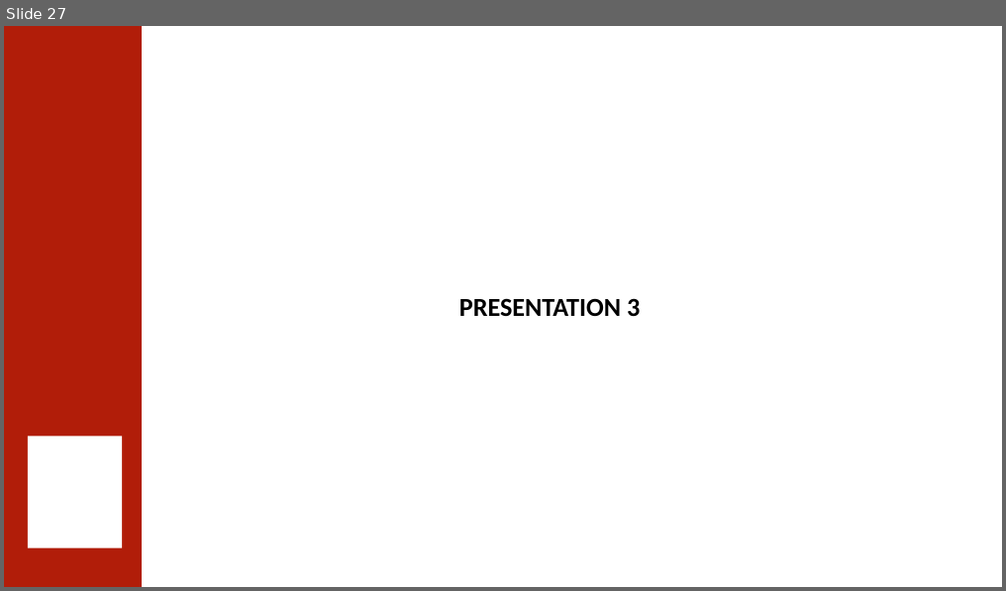
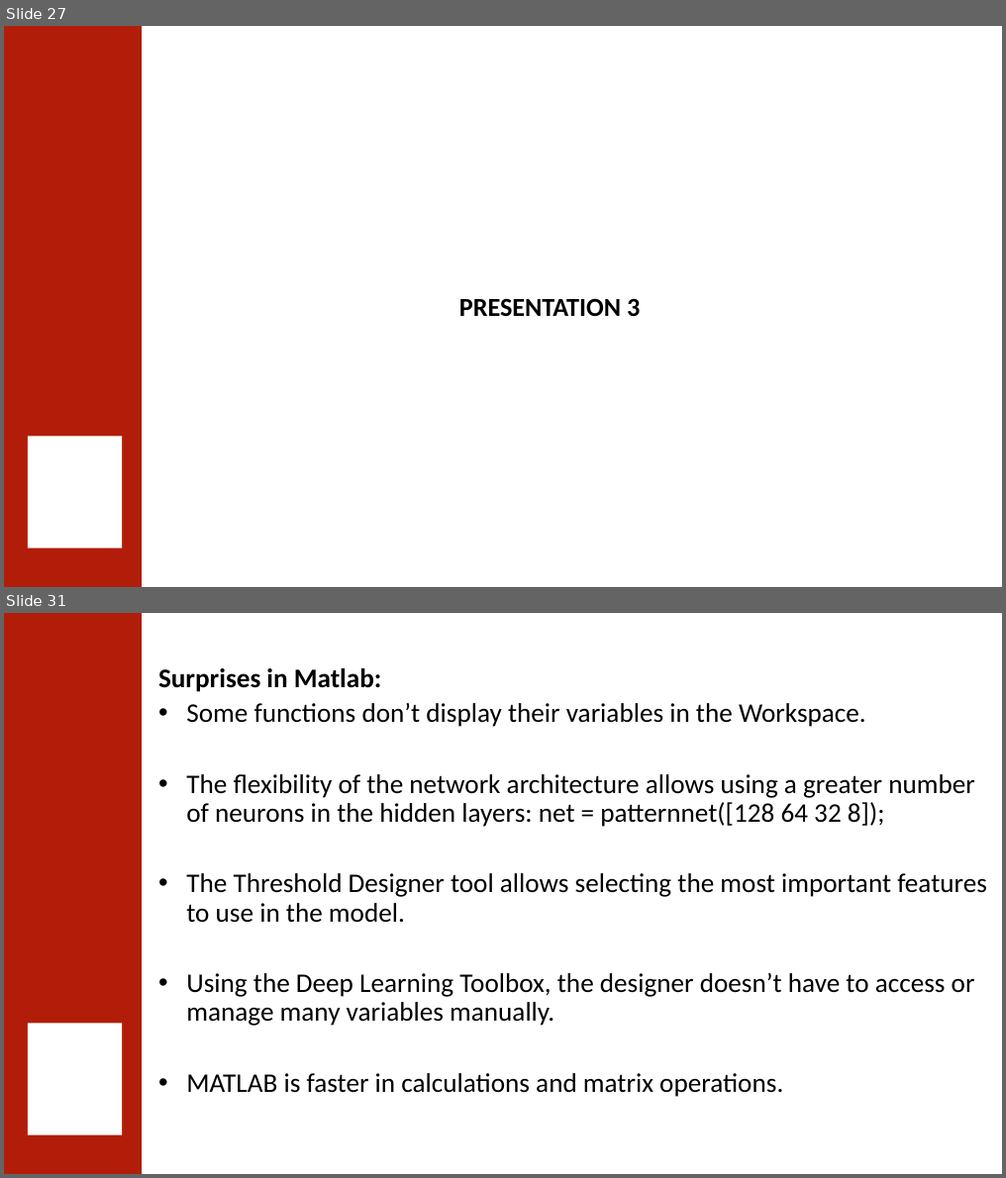
Before and after one commit to 0ZGAnetwork/WineQualityProject, a slide deck: PC-LAP/Wine quality classification using Artificial Neural Network.pptx. Shown one above the other, each under a label of ours: slide 27 before the commit, slides 27 and 31 after it; the slides between them are not shown. The pictures are 1006x591 and 1006x1178 pixels, drawn with LibreOffice and Linux fonts; fonts in the diff are those of the drawing; background and template pictures are left out. Boxes give left, top, right and bottom in pixels: in the first picture for what was removed or moved away, otherwise in the second. Text is boxed around its words. In the diff, an @@ line names an element or a change of style, - is before the commit and + after.

```diff
--- a/PC-LAP/Wine quality classification using Artificial Neural Network.pptx
+++ b/PC-LAP/Wine quality classification using Artificial Neural Network.pptx
@@ slide 31 added at [4, 613, 1002, 1174], background #FFFFFF; not listed: 2 template elements that a slide beside it also shows @@
@@ text added at [158, 668, 987, 1097], 25.9 pt, text #000000 @@
+Surprises in Matlab:
+• Some functions don’t display their variables in the Workspace.
+• The flexibility of the network architecture allows using a greater number of neurons in the hidden layers: net = patternnet([128 64 32 8]);
+• The Threshold Designer tool allows selecting the most important features to use in the model.
+• Using the Deep Learning Toolbox, the designer doesn’t have to access or manage many variables manually.
+• MATLAB is faster in calculations and matrix operations.
```
Also in this commit, not shown: 8 other slides added, 16 other files.
